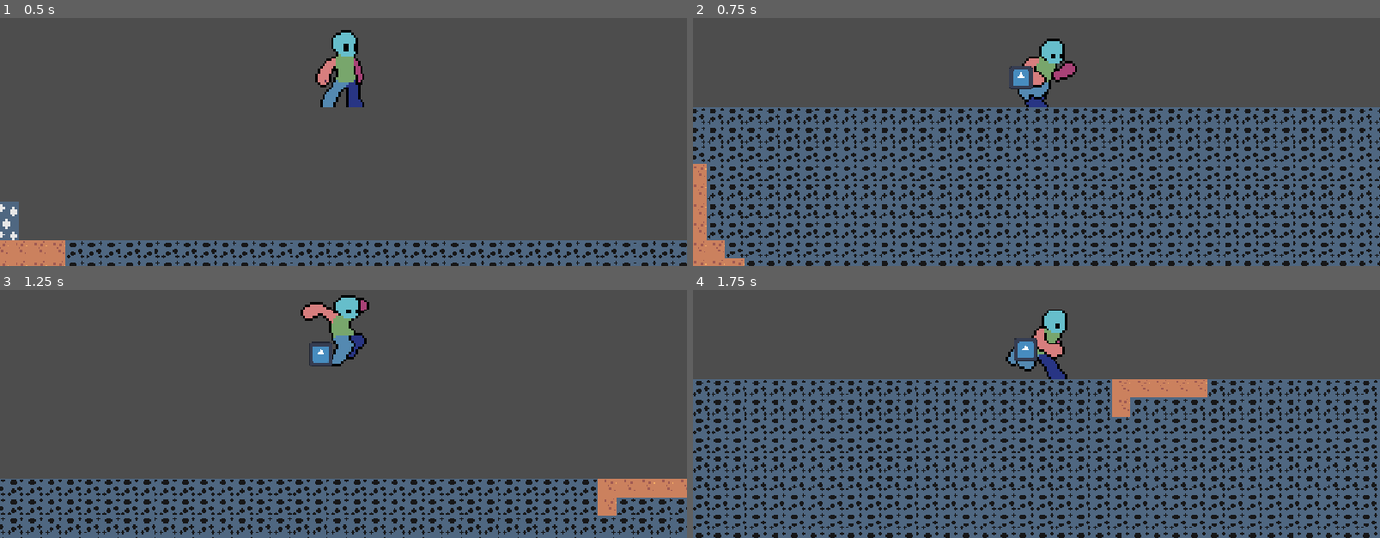
Above: before the commit, frames 1-4 (two rows, left to right).
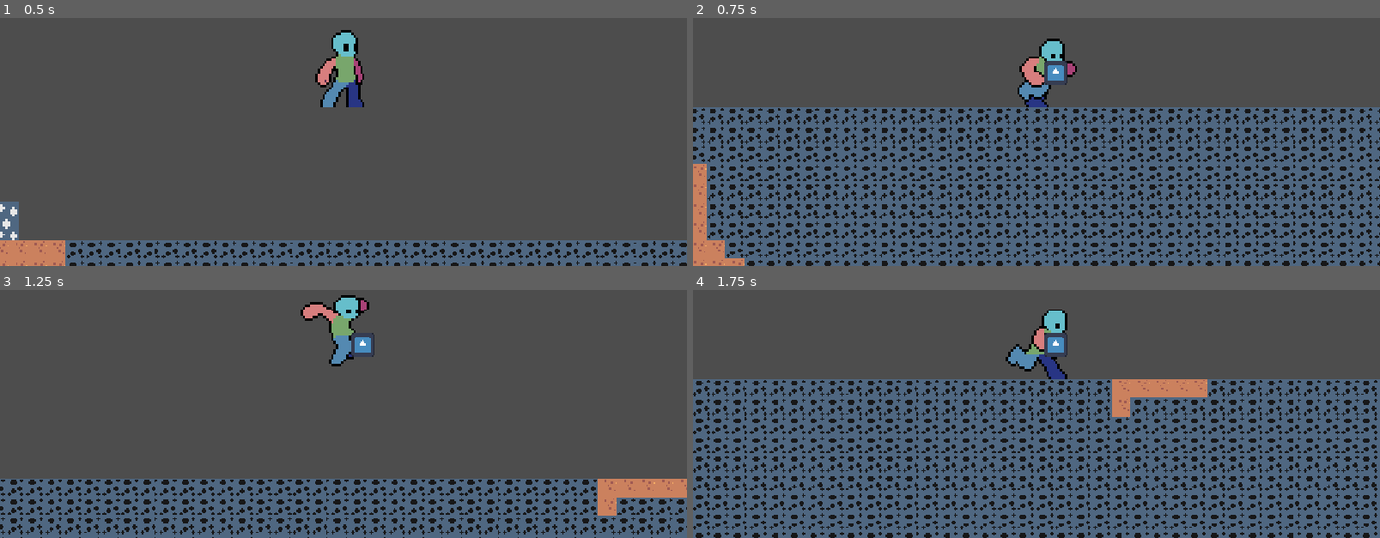
Above: after the commit, the same moments.

Repository: Slime-x/Treasure-Hunt
Game: Godot game, scene res://scenes/game.tscn
The game is run twice, just before and just after one commit, with the same random seed, the same clock (stepped at 60 frames per second) and the same inputs. The engine's default icon, where the game draws it, is replaced by a stand-in: a white triangle on a blue panel in a dark square.
Inputs (mouse positions are in pixels of both pictures, inside the frame that each line leads up to):
- Up to frame 1 (0.5 s): no input
- Up to frame 2 (0.75 s): tap Enter at 0.5 s; move the mouse to (1187, 52) at 0.52 s; hold D (right) from 0.53 s (still down); tap Alt at 0.6 s; click (1187, 52) at 0.67 s
- Up to frame 3 (1.25 s): keep holding D (right); tap Space (jump) at 0.77 s
- Up to frame 4 (1.75 s): keep holding D (right); move the mouse to (899, 364) at 1.27 s; tap Shift at 1.35 s; click (899, 364) at 1.42 s; tap Space (jump) at 1.52 s

Frame 1 is identical in both runs. In frame 2, 0.5% of the frame differs, in the area x 46-55%, y 17-29%; in frame 3, 0.4%; in frame 4, 0.5%.

Commit message:
The tile picked up is now a rigidbody2d
But i still need to remake the rest of the features

Diff:
--- a/scripts/tile_map_layer.gd
+++ b/scripts/tile_map_layer.gd
@@ -18,23 +18,8 @@
 			erase_cell(tile)
 			picked_up_block.global_position = to_global(map_to_local(tile))
 			block_picked_up = true
-		if event.button_index == MOUSE_BUTTON_RIGHT and event.pressed and block_picked_up == true:
-			block_picked_up = false
-			carried_block_layer.erase_cell(tile)
-			set_cell(tile,source_id,atlas_position)
-			falling = true
-func _process(_delta):
+
+func _process(delta: float) -> void:
 	if block_picked_up == true:
+		picked_up_block.global_position = player.global_position + Vector2(16,0)
 		picked_up_block.visible = true
-		var player_tile = local_to_map(player.global_position)
-		var new_tile = tile
-
-		if player.direction > 0:
-			new_tile = player_tile + Vector2i(-1,0)
-		elif player.direction < 0:
-			new_tile = player_tile + Vector2i(1,0)
-		erase_cell(tile)
-
-
-		picked_up_block.global_position = to_global(map_to_local(new_tile))
-		tile = new_tile
